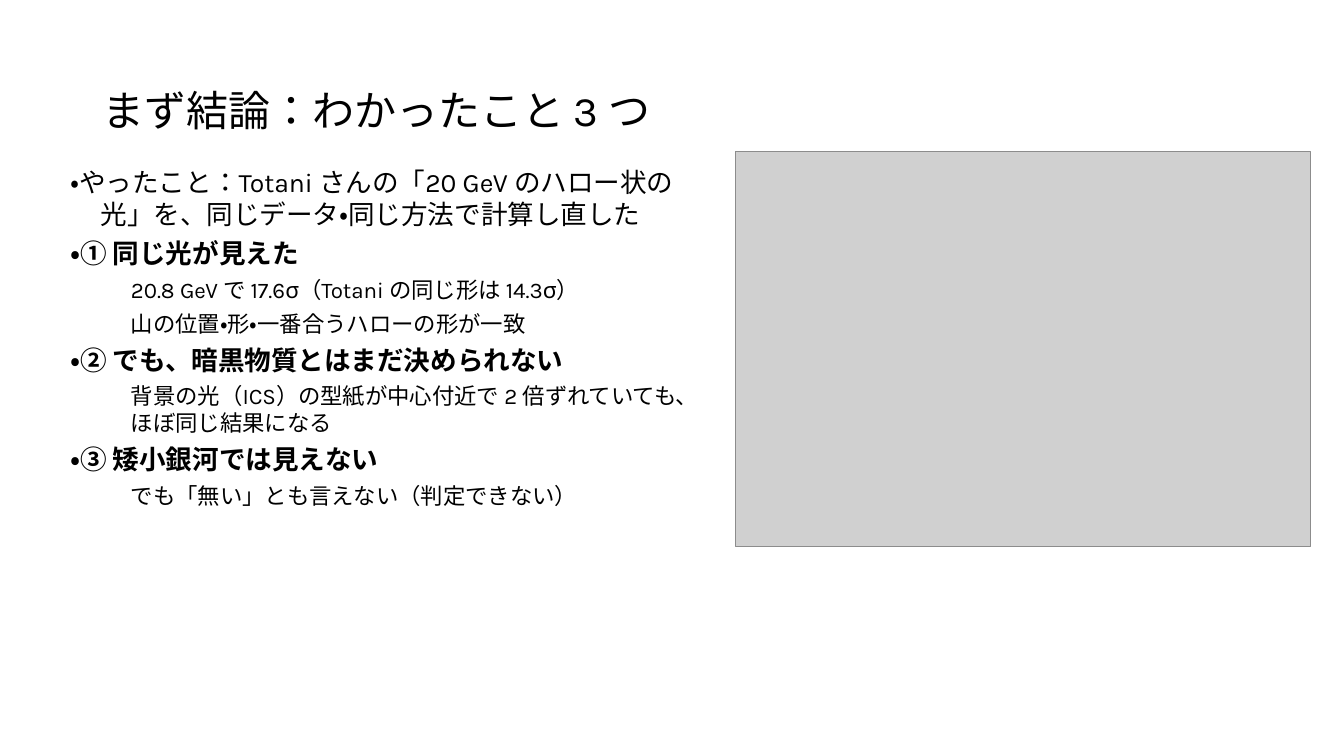
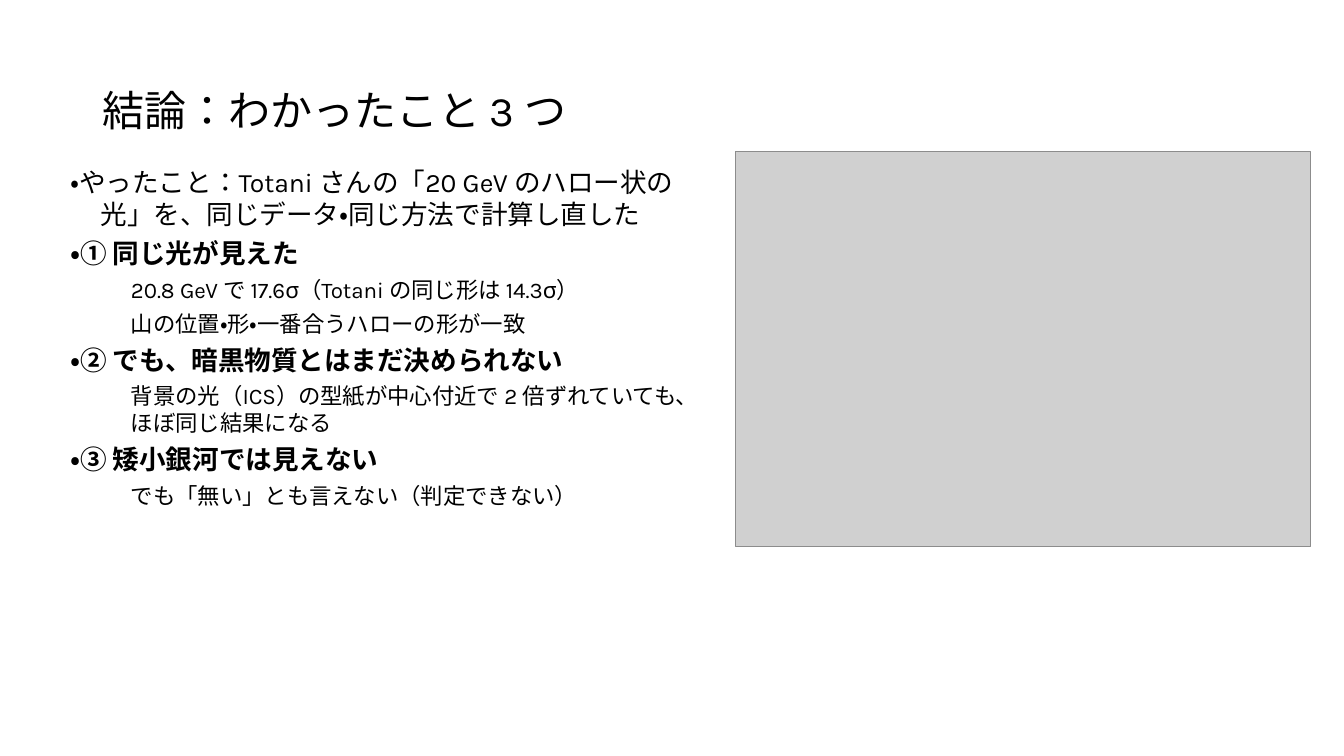
Before and after one commit to Mikann20041029/darkmatter-slides, a slide deck: slide 2 of slides/2026-10-09_研究報告_10枚版.pptx. Drawn at 1344x756 pixels with LibreOffice and Linux fonts; fonts in the diff are those of the drawing; grey boxes stand for pictures. Boxes give left, top, right and bottom in pixels: in the first picture for what was removed or moved away, otherwise in the second. Text is boxed around its words. In the diff, an @@ line names an element or a change of style, - is before the commit and + after.

Commit message:
slides: 本人の編集版を更新 (10-06 14:49)

```diff
--- a/slides/2026-10-09_研究報告_10枚版.pptx
+++ b/slides/2026-10-09_研究報告_10枚版.pptx
@@ title at (x1=102, y1=90, x2=567, y2=130): text changed @@
-まず結論：わかったこと 3 つ
+結論：わかったこと 3 つ
```
